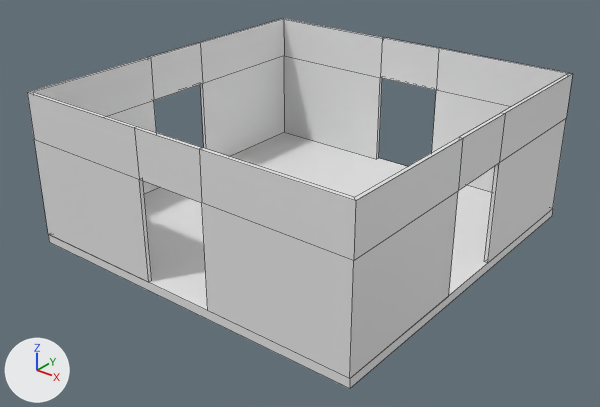
What one commit did to the FBX model Assets/Prefabs/sala_base.fbx.
One viewpoint serves both versions: a 50 mm camera at (25.5, -32.6, 21.6) aimed at (0.3, -1.1, 2.1). The lights are fixed; the arrows at lower left show +X, +Y and +Z. Mesh edges are drawn as thin lines. Where no turn or scale is listed for an object, it has been applied to the vertices.

Objects in the first picture: 'Chao', 'Parede.002', 'Parede.003', 'Parede.004', 'Parede.1'.
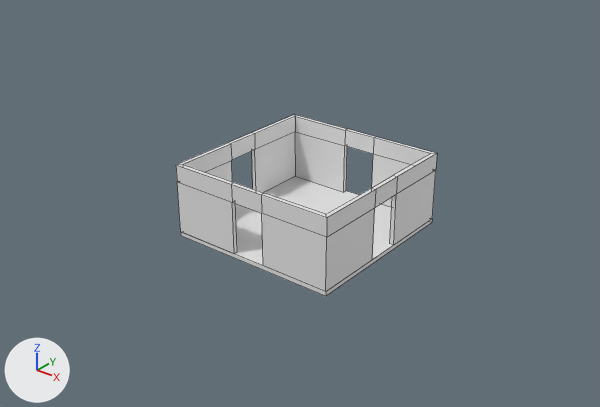
Pixel boxes (x1, y1, x2, y2) of what changed, in the pictures (600 x 407 px):
'Parede.004', reshaped, moved: before (27, 92, 356, 379); after (295, 115, 434, 208)
'Parede.002', reshaped, moved (32% narrower, 58% shorter): before (350, 74, 573, 378); after (176, 164, 327, 292)
'Parede.003', reshaped, moved, rescaled: before (284, 19, 572, 192); after (326, 153, 437, 291)
'Chao', mesh rescaled, moved (50% narrower, 53% shorter): before (48, 132, 553, 389); after (181, 176, 432, 296)
'Parede.1', moved, rescaled: before (30, 18, 285, 194); after (176, 115, 296, 193)

What changed in the scene script:
```text
Change me_cube:
    where me_cube.from_pydata(...)  # 8 vertices, 6 faces; spans x -10.0..10.0, y -10.0..10.0, z -0.3..0.3
    used by ob_chao; location = (0.0, 0.0, 0.25)
    me_cube part 5: the whole mesh is scaled about its middle by 0.5
Change me_cube_002:
    used by ob_parede_002; location = (9.75, 0.0, 4.5)
    remove me_cube_002.from_pydata(...)  # 24 vertices, 22 faces; spans x 0.0..0.3, y -10.0..10.0, z -4.0..4.0
    add me_cube_002.from_pydata(...)  # 24 vertices, 22 faces; spans x -5.0..5.0, y -0.1..0.1, z -2.3..1.7
    me_cube_002 part 1: 24 of 24 vertices moved; they spanned x 0.0..0.3, y -10.0..10.0, z -4.0..4.0 and now span x -5.0..5.0, y -0.1..0.1, z -2.3..1.7; mean shift (-0.2, 0.0, -0.5); largest move (0.3, -10.0, 4.0) -> (-5.0, -0.1, 1.7)
Change me_cube_003:
    used by ob_parede_003; location = (0.0, 9.75, 4.5); rotation_euler = (1.571, 0.0, 0.0), in degrees (90, 0, 0); scale = (10.0, 4.0, 0.25)
    remove me_cube_003.from_pydata(...)  # 24 vertices, 22 faces; spans x -1.0..1.0, y -1.0..1.0, z -1.0..-0.2
    add me_cube_003.from_pydata(...)  # 24 vertices, 22 faces; spans x -0.5..0.5, y -0.58..0.42, z -0.5..0.5
    me_cube_003 part 4: 24 of 24 vertices moved; they spanned x -1.0..1.0, y -1.0..1.0, z -1.0..-0.2 and now span x -0.5..0.5, y -0.58..0.42, z -0.5..0.5; mean shift (0.0, -0.12, 0.6); largest move (0.98, 1.0, -0.2) -> (-0.5, 0.42, 0.47)
Change me_cube_004:
    used by ob_parede_004; location = (0.0, -9.75, 4.5)
    remove me_cube_004.from_pydata(...)  # 24 vertices, 22 faces; spans x -10.0..10.0, y -0.3..0.0, z -4.0..4.0
    add me_cube_004.from_pydata(...)  # 24 vertices, 22 faces; spans x -5.0..5.0, y -0.1..0.1, z -2.3..1.7
    me_cube_004 part 2: 24 of 24 vertices moved; they spanned x -10.0..10.0, y -0.3..0.0, z -4.0..4.0 and now span x -5.0..5.0, y -0.1..0.1, z -2.3..1.7; mean shift (0.0, 0.2, -0.5); largest move (-10.0, -0.3, 4.0) -> (5.0, 0.1, 1.7)
Change me_cube_010:
    where me_cube_010.from_pydata(...)  # 24 vertices, 22 faces; spans x 0.0, y -1.0..1.0, z -40.0..40.0
    used by ob_parede_1; location = (-9.75, 0.0, 4.5); rotation_euler = (1.571, 0.0, 0.0), in degrees (90, 0, 0); scale = (10.0, 4.0, 0.25)
    me_cube_010 part 3: the whole mesh is scaled about its middle by (50, 0.507, 0.0123), then moved by (0.0, -0.1, 0.0)
Change ob_chao:
    ob_chao.location: (0.0, 0.0, 0.25) -> (0.0, 0.0, 0.13)
Change ob_parede_002:
    ob_parede_002.location: (9.75, 0.0, 4.5) -> (0.0, -4.88, 2.58)
Change ob_parede_003:
    ob_parede_003.location: (0.0, 9.75, 4.5) -> (4.88, 0.0, 2.58)
    ob_parede_003.scale: (10.0, 4.0, 0.25) -> (0.25, 4.0, 10.0)
Change ob_parede_004:
    ob_parede_004.location: (0.0, -9.75, 4.5) -> (0.0, 4.88, 2.58)
Change ob_parede_1:
    ob_parede_1.location: (-9.75, 0.0, 4.5) -> (-4.88, 0.0, 2.58)
    ob_parede_1.scale: (10.0, 4.0, 0.25) -> (0.25, 4.0, 10.0)
```
